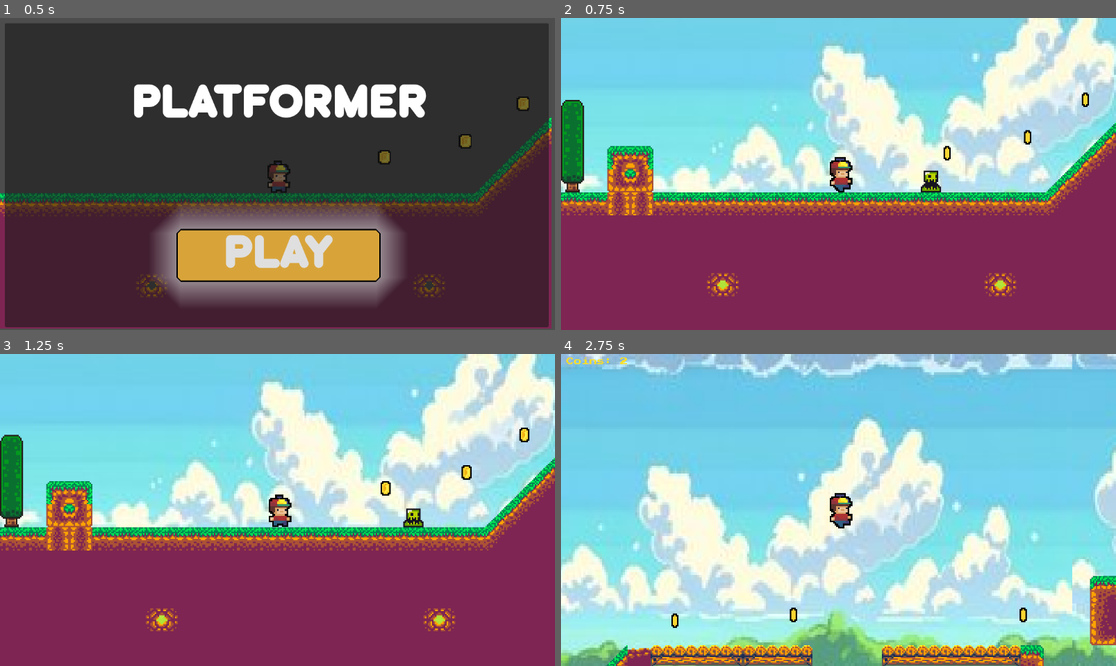
Above: before the commit, frames 1-4 (two rows, left to right).
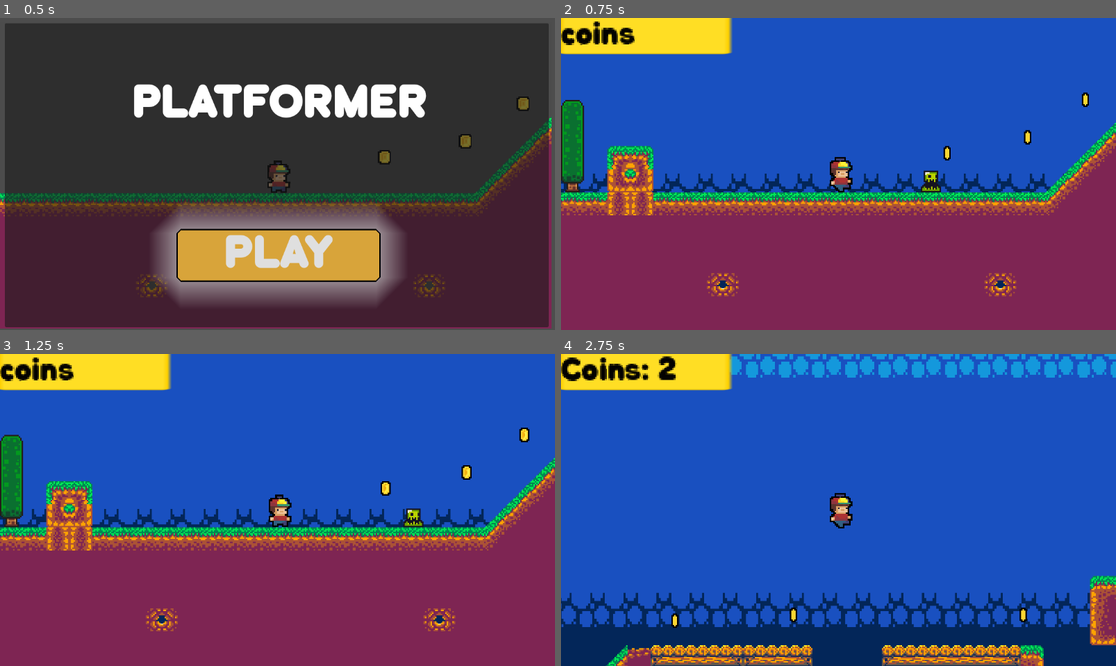
Above: after the commit, the same moments.

Repository: Abd196-bit/plat1
Game: Godot game, scene res://scenes/startup_menu.tscn
Two runs of this game, one before a commit and one after it. Both use one fixed random seed, a clock stepped at 60 frames per second and the inputs below. Sound files missing from this copy of the repository are replaced by a short silence.
Inputs:
- Up to frame 1 (0.5 s): no input
- Up to frame 2 (0.75 s): click "PLAY" at 0.5 s
- Up to frame 3 (1.25 s): no input
- Up to frame 4 (2.75 s): hold W (up) from 1.28 s (still down); tap Space (jump) at 1.52, 2.27 s

Frame 1 is identical in both runs. In frame 2, 52% of the frame differs, in the area x 0-100%, y 0-87%; in frame 3, 51%; in frame 4, 95%, in the area x 0-100%, y 0-100%.

Commit message:
added bg

Diff:
--- a/scenes/game.tscn
+++ b/scenes/game.tscn
@@ -1,15 +1,15 @@
 [gd_scene format=3 uid="uid://1wsgc0h2ysx5"]
 
 [ext_resource type="PackedScene" uid="uid://pbmoqjvodepq" path="res://scenes/player.tscn" id="1_uwrxv"]
+[ext_resource type="Texture2D" uid="uid://dsgryt5b6c0eb" path="res://map.png" id="1_vtaks"]
 [ext_resource type="Texture2D" uid="uid://1j8ij2nb4aks" path="res://assets/world_tileset.png" id="2_p57ef"]
 [ext_resource type="Texture2D" uid="uid://dcukr0pr8g1j7" path="res://assets/Grassland_Terrain_Tileset.png" id="2_yqjtg"]
 [ext_resource type="PackedScene" uid="uid://bqpk47h2u8j1a" path="res://scenes/coin.tscn" id="3_lnu2h"]
 [ext_resource type="AudioStream" uid="uid://chjhr1humvoa2" path="res://sounds/849565__fonoskop__pompelo_110.wav" id="4_lbhrr"]
 [ext_resource type="Script" path="res://scripts/coin counter.gd" id="5_iywne"]
-[ext_resource type="FontFile" uid="uid://b7d1lk4qdomwr" path="res://assets/PressStart2P-Regular.ttf" id="7_u5sy4"]
-[ext_resource type="Texture2D" uid="uid://cq2ykpnjk6k2l" path="res://assets/BG.jpg" id="8_gee14"]
+[ext_resource type="FontFile" uid="uid://c4mbb1oguop6s" path="res://Qilka-Bold copy.otf" id="8_kvpfn"]
 [ext_resource type="PackedScene" uid="uid://dibf453kb0cwf" path="res://scenes/killzone.tscn" id="9_0tnpc"]
-[ext_resource type="PackedScene" path="res://scenes/slime.tscn" id="10_vtaks"]
+[ext_resource type="PackedScene" uid="uid://bd73qj1b8m7nl" path="res://scenes/slime.tscn" id="10_vtaks"]
 
 [sub_resource type="TileSetAtlasSource" id="TileSetAtlasSource_lnu2h"]
 texture = ExtResource("2_yqjtg")
@@ -347,9 +347,27 @@
 sources/0 = SubResource("TileSetAtlasSource_lnu2h")
 sources/2 = SubResource("TileSetAtlasSource_u5sy4")
 
+[sub_resource type="StyleBoxFlat" id="StyleBoxFlat_vtaks"]
+bg_color = Color(1, 0.87058824, 0.14117648, 1)
+border_width_left = 1
+border_width_top = 1
+border_width_right = 1
+border_width_bottom = 1
+border_color = Color(0.9882353, 0.8117647, 0, 1)
+corner_radius_top_left = 1
+corner_radius_top_right = 1
+corner_radius_bottom_right = 1
+corner_radius_bottom_left = 1
+
+[sub_resource type="StyleBoxFlat" id="StyleBoxFlat_kvpfn"]
+bg_color = Color(0.7074712, 0.57029045, 0.45374674, 1)
+draw_center = false
+
 [sub_resource type="LabelSettings" id="LabelSettings_p57ef"]
-font = ExtResource("7_u5sy4")
-font_color = Color(0.99999994, 0.8786634, 0.13137543, 1)
+font = ExtResource("8_kvpfn")
+font_size = 18
+font_color = Color(0.012617188, 0.009122922, 0.002044355, 1)
+shadow_size = 10
 
 [sub_resource type="WorldBoundaryShape2D" id="WorldBoundaryShape2D_vtaks"]
 distance = -822.0
@@ -365,7 +383,7 @@
 [node name="Sprite2D" type="Sprite2D" parent="Parallax2D" unique_id=1357507032]
 position = Vector2(399.87503, 204.24998)
 scale = Vector2(1.4342926, 1.798611)
-texture = ExtResource("8_gee14")
+texture = ExtResource("1_vtaks")
 
 [node name="TileMap" type="TileMap" parent="." unique_id=1424273777]
 position = Vector2(8, 1)
@@ -512,14 +530,28 @@
 volume_db = -16.041
 autoplay = true
 
-[node name="CanvasLayer" type="CanvasLayer" parent="." unique_id=551166930 groups=["ui"]]
+[node name="canvaslayer" type="CanvasLayer" parent="." unique_id=551166930 groups=["ui"]]
 script = ExtResource("5_iywne")
 
-[node name="CoinLabel" type="Label" parent="CanvasLayer" unique_id=1771132608]
-offset_left = 11.0
-offset_top = 7.0
-offset_right = 51.0
-offset_bottom = 30.0
+[node name="Panel" type="Panel" parent="canvaslayer" unique_id=128589080]
+offset_left = -5.0
+offset_top = -4.0
+offset_right = 35.0
+offset_bottom = 36.0
+scale = Vector2(8.92641, 1.9717836)
+theme_override_styles/panel = SubResource("StyleBoxFlat_vtaks")
+
+[node name="CoinLabel" type="Label" parent="canvaslayer" unique_id=1771132608]
+offset_left = -2.0
+offset_top = 1.0
+offset_right = 44.0
+offset_bottom = 47.0
+rotation = -0.010311533
+scale = Vector2(3.4030752, 3.4617646)
+pivot_offset = Vector2(-0.37323618, 0.16875386)
+theme_override_font_sizes/font_size = 19
+theme_override_styles/focus = SubResource("StyleBoxFlat_kvpfn")
+text = "coins"
 label_settings = SubResource("LabelSettings_p57ef")
 metadata/_edit_use_anchors_ = true
 
Binary file added: assets/Sprite-0002.png
Not shown, added: assets/Sprite-0002.png.import
Binary file added: assets/body.png
Not shown, added: assets/body.png.import
Binary file added: map.png
Not shown, added: map.png.import
Not shown, changed: .DS_Store
